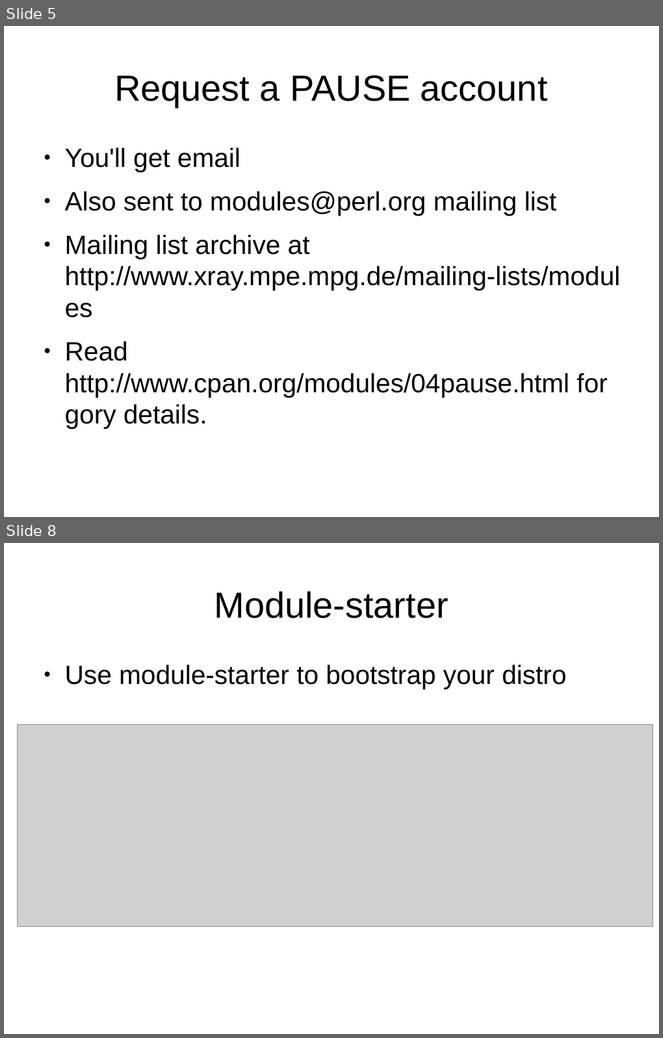
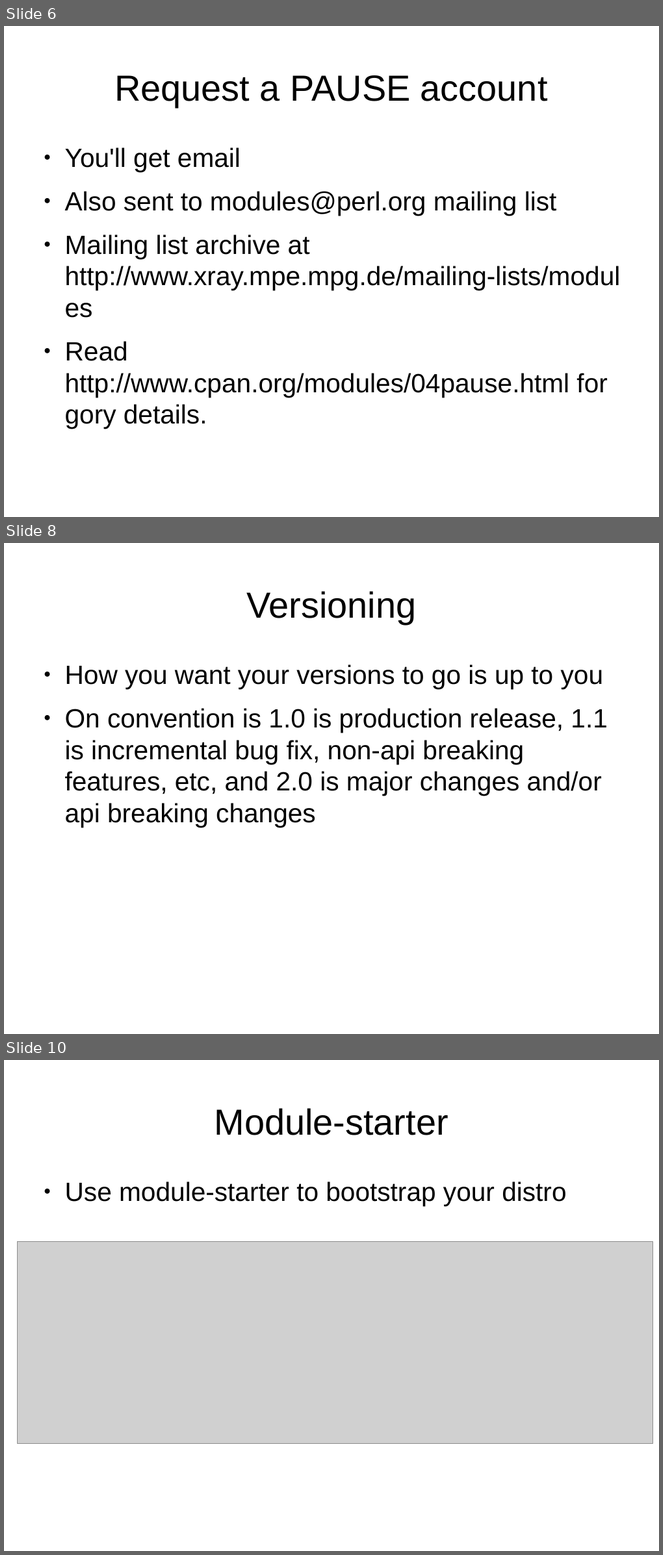
Before and after one commit to genehack/perl-beginner-talks, a slide deck: intro-to-cpan-creating-and-uploading/BeginnersGuideToCreatingAndUploadingCPANModules.odp. Shown one above the other, each under a label of ours: slides 5 and 8 before the commit, slides 6, 8 and 10 after it; the slides between them are not shown. The pictures are 663x1038 and 663x1555 pixels, drawn with LibreOffice and Linux fonts; fonts in the diff are those of the drawing; grey boxes stand for pictures. Boxes give left, top, right and bottom in pixels: in the first picture for what was removed or moved away, otherwise in the second. Text is boxed around its words. In the diff, an @@ line names an element or a change of style, - is before the commit and + after.

Commit message:
Modified slides on CPAN Testers Took out slides on Requesting Namespace Added slides on versioning and developer releases Added slides on Dist::Zilla other random tweaks

```diff
--- a/intro-to-cpan-creating-and-uploading/BeginnersGuideToCreatingAndUploadingCPANModules.odp
+++ b/intro-to-cpan-creating-and-uploading/BeginnersGuideToCreatingAndUploadingCPANModules.odp
@@ slide 8 added at (4, 543, 659, 1034), background #FFFFFF @@
@@ title added at (246, 591, 416, 624), 44 pt, text #000000 @@
+Versioning
@@ text added at (65, 665, 607, 828), 32 pt, text #000000 @@
+● How you want your versions to go is up to you
+● On convention is 1.0 is production release, 1.1 is incremental bug fix, non-api breaking features, etc, and 2.0 is major changes and/or api breaking changes
@@ what was slide 5 is now slide 6 @@
@@ what was slide 8 is now slide 10 @@
```
Also in this commit, not shown: 8 other slides added, 6 slides removed.
